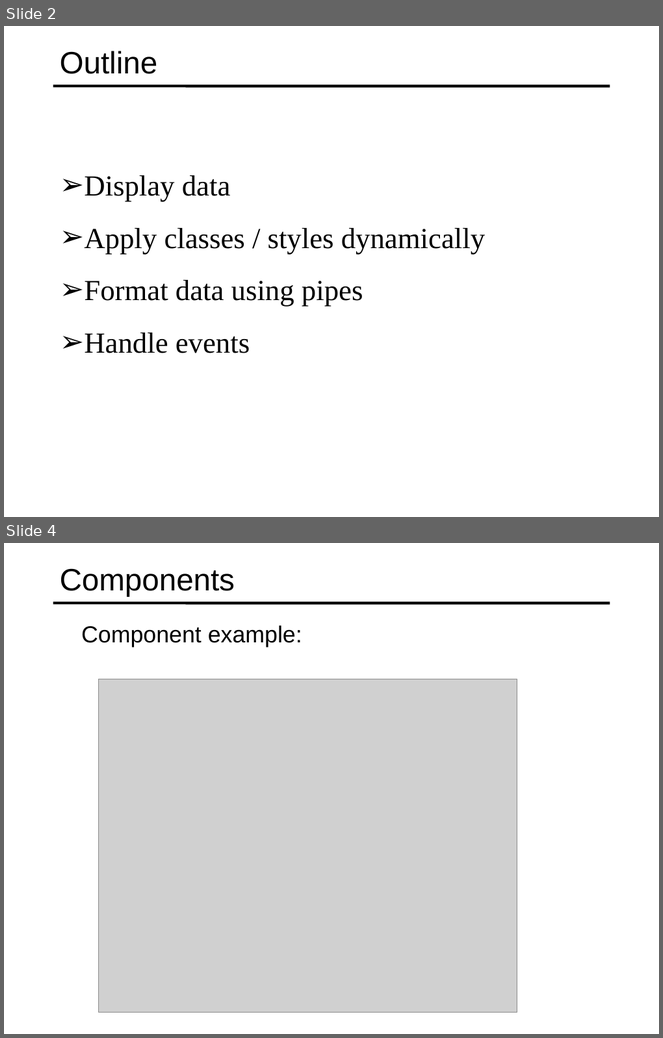
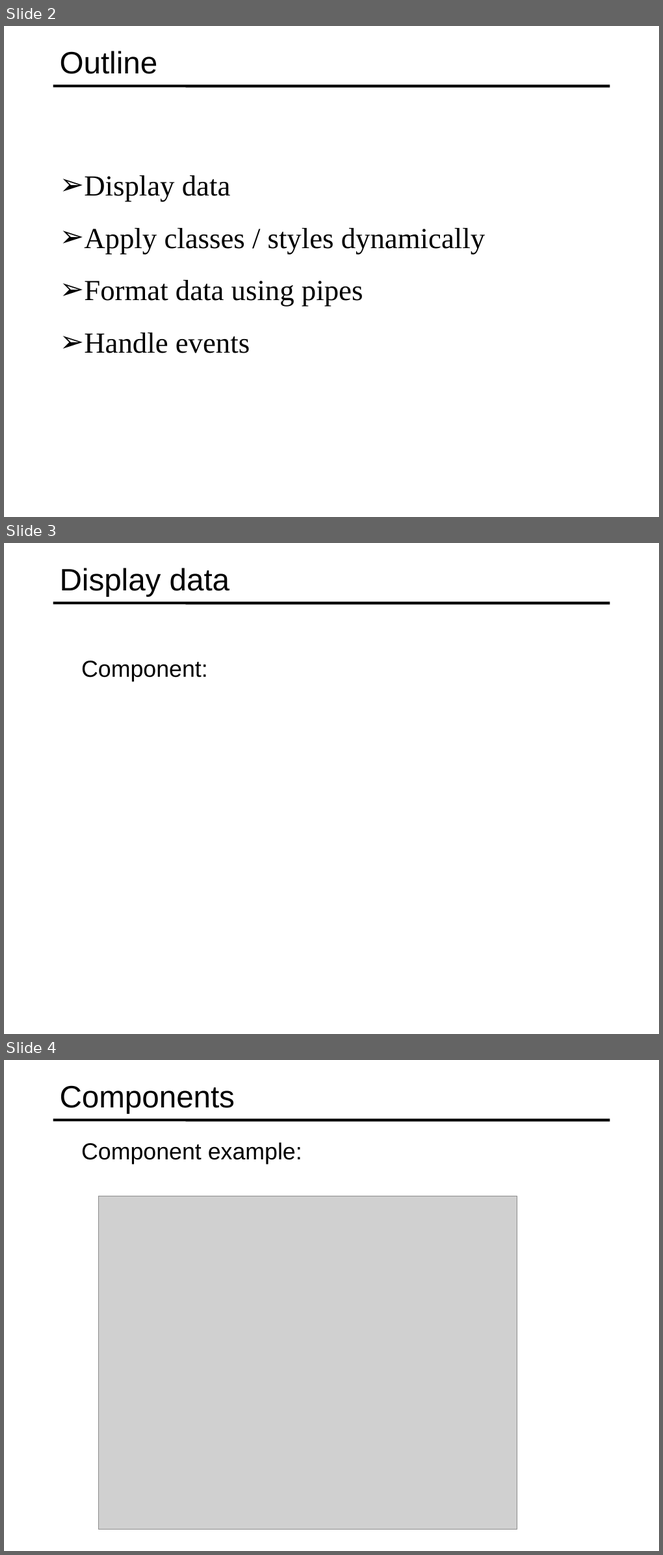
Before and after one commit to specter01wj/Jago_Link_Training, a slide deck: Angular/Angular7/Angular Advanced Course/Essentials/2.Displaying Data and Handling Events/L2_Displaying Data and Handling Events.ppt. Shown one above the other, each under a label of ours: slides 2 and 4 before the commit, slides 2, 3 and 4 after it; the slides between them are not shown. The pictures are 663x1038 and 663x1555 pixels, drawn with LibreOffice and Linux fonts; fonts in the diff are those of the drawing; grey boxes stand for pictures. Boxes give left, top, right and bottom in pixels: in the first picture for what was removed or moved away, otherwise in the second. Text is boxed around its words. In the diff, an @@ line names an element or a change of style, - is before the commit and + after.

Commit message:
09/05/2019 v1

```diff
--- a/Angular/Angular7/Angular Advanced Course/Essentials/2.Displaying Data and Handling Events/L2_Displaying Data and Handling Events.ppt
+++ b/Angular/Angular7/Angular Advanced Course/Essentials/2.Displaying Data and Handling Events/L2_Displaying Data and Handling Events.ppt
@@ slide 3 added at (4, 543, 659, 1034), background #FFFFFF; not listed: 1 template element that a slide beside it also shows @@
@@ title added at (60, 568, 230, 597), 34 pt, text #000000 @@
+Display data
@@ text added at (81, 661, 208, 682), 25.5 pt, text #000000 @@
+  Component:
```
Also in this commit, not shown: 1 slide removed.
